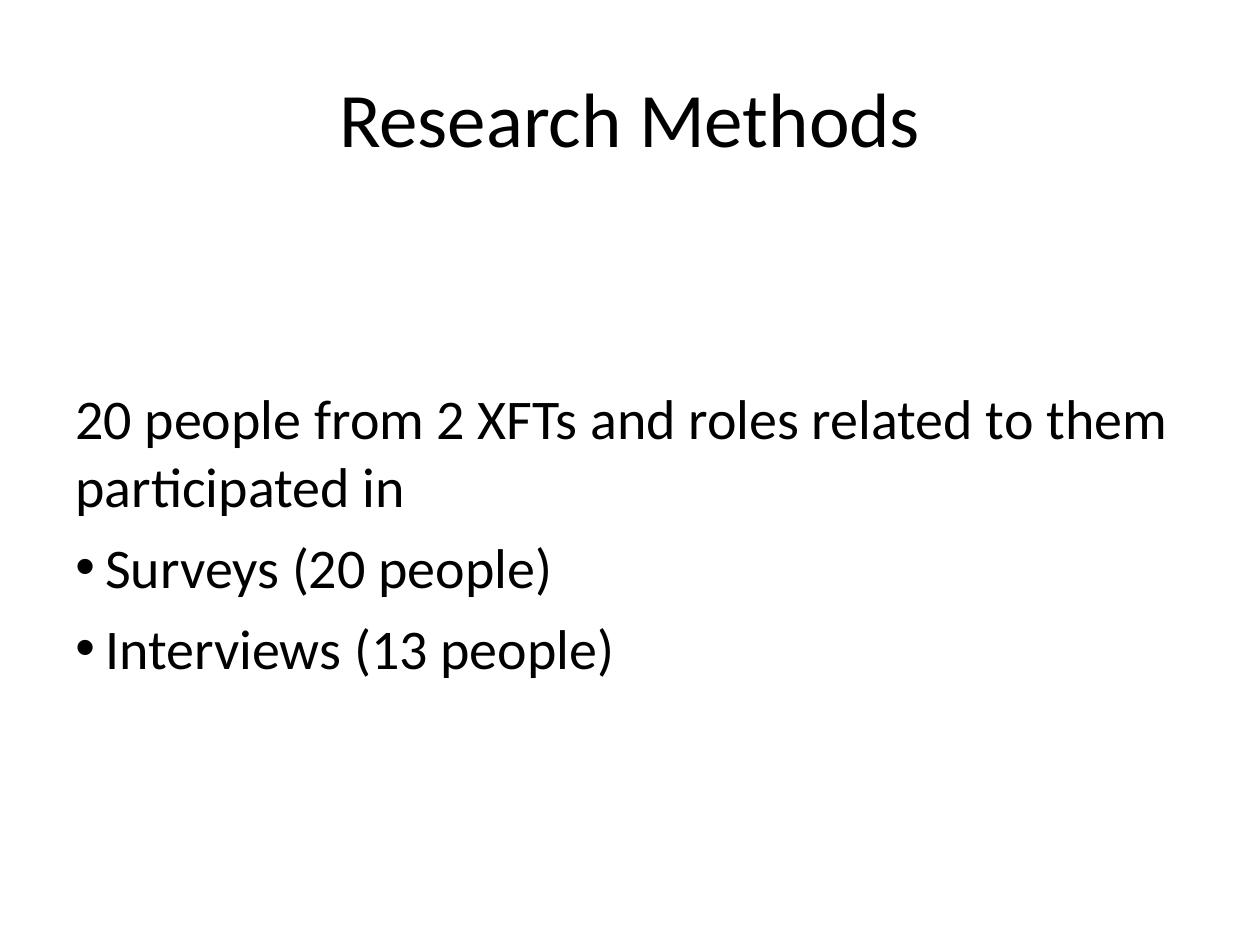
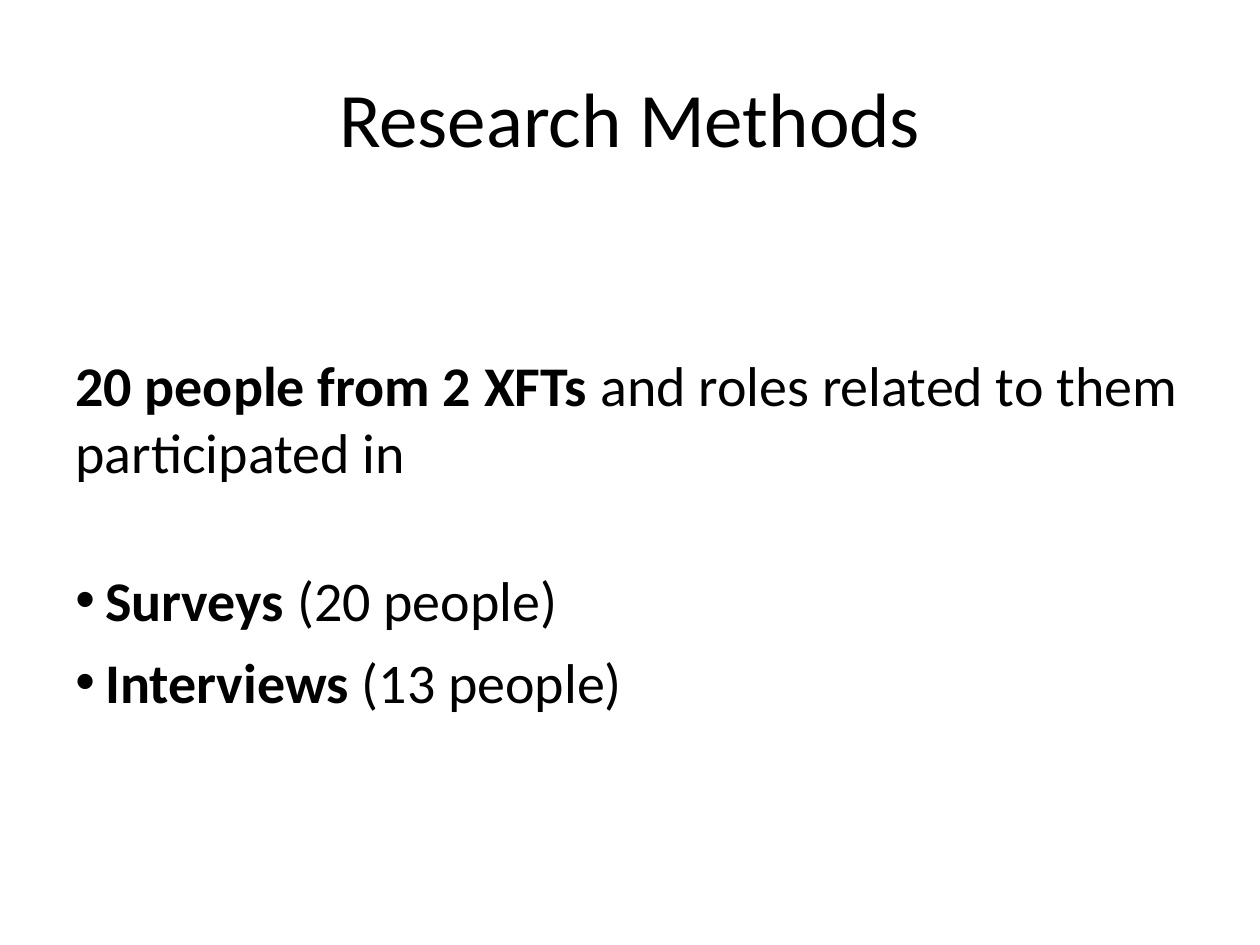
Before and after one commit to tdeekens/msc-thesis, a slide deck: slide 6 of presentations/thesis-presentation-ericsson/Information and Communication in an Agile Environment.ppt. Drawn at 1260x945 pixels with LibreOffice and Linux fonts; fonts in the diff are those of the drawing. Boxes give left, top, right and bottom in pixels: in the first picture for what was removed or moved away, otherwise in the second. Text is boxed around its words. In the diff, an @@ line names an element or a change of style, - is before the commit and + after.

```diff
--- a/presentations/thesis-presentation-ericsson/Information and Communication in an Agile Environment.ppt
+++ b/presentations/thesis-presentation-ericsson/Information and Communication in an Agile Environment.ppt
@@ text "20 people from 2 XFTs ..." at (75, 366, 1177, 712): bold on in "20 people from 2 XFTs", "Surveys", "Interviews" @@
```
Also in this commit, not shown: 5 other slides changed, 3 slides added, 4 slides removed, 1 other file.
